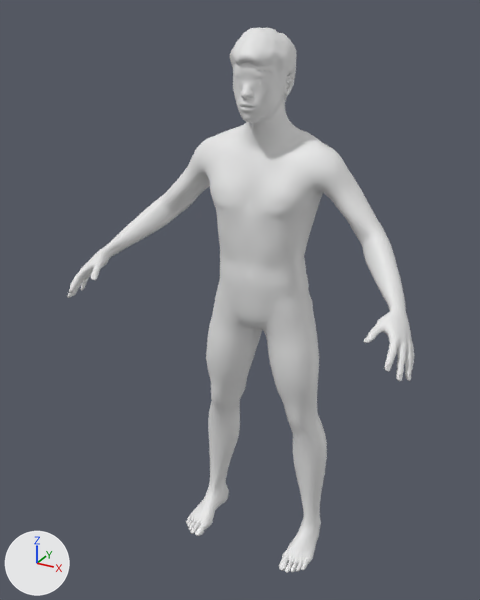
The glTF model layout/assets/bodies/adult_m.glb: old version first, new version second.
The view is the same before and after, from a 50 mm camera at (0.902, -1.831, 1.826) aimed at (-0.044, -0.111, 0.966). The lights are fixed; the arrows at lower left show +X, +Y and +Z. The first picture is the older version.

The scene before the commit, as lines of its bpy script (objects in view):
```python
me_base = bpy.data.meshes.new('base')
me_base.from_pydata(...)  # 12644 vertices, 25284 faces; spans x -0.57..0.57, y -0.38..0.1, z 0.0..1.76
me_short02 = bpy.data.meshes.new('short02')
me_short02.from_pydata(...)  # 1755 vertices, 3344 faces; spans x -0.092..0.086, y -0.167..0.056, z 1.566..1.776
ob_body = bpy.data.objects.new('body', me_base)
ob_body.location = (0.0, 0.0, 0.0)
ob_hair_short = bpy.data.objects.new('hair_short', me_short02)
ob_hair_short.location = (0.0, 0.0, 0.0)
```
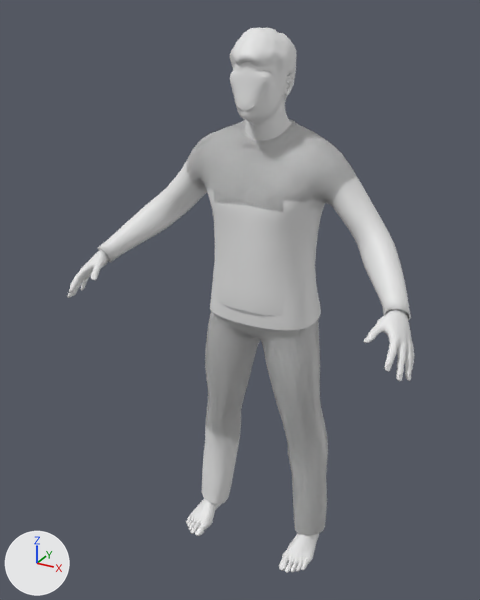
What differs and where, as boxes [x1, y1, x2, y2] in the pictures (480 x 600 px):
'garment_long', added
    after: [98, 119, 411, 502]
'garment_short', added
    after: [205, 190, 329, 535]
'body', unchanged, covered by the edit
    before: [67, 66, 414, 573]
    after: [67, 62, 414, 573]

The change, as a list of edits to the scene's bpy script:
```text
Add me_male_casualsuit04:
    me_male_casualsuit04.from_pydata(...)  # 1696 vertices, 3240 faces; spans x -0.281..0.281, y -0.16..0.112, z 0.065..1.521
Add me_male_casualsuit02:
    me_male_casualsuit02.from_pydata(...)  # 2136 vertices, 4120 faces; spans x -0.527..0.527, y -0.246..0.126, z 0.066..1.521
Add ob_garment_short:
    ob_garment_short = bpy.data.objects.new('garment_short', me_male_casualsuit04)
    ob_garment_short.location = (0.0, 0.0, 0.0)
Add ob_garment_long:
    ob_garment_long = bpy.data.objects.new('garment_long', me_male_casualsuit02)
    ob_garment_long.location = (0.0, 0.0, 0.0)
```
